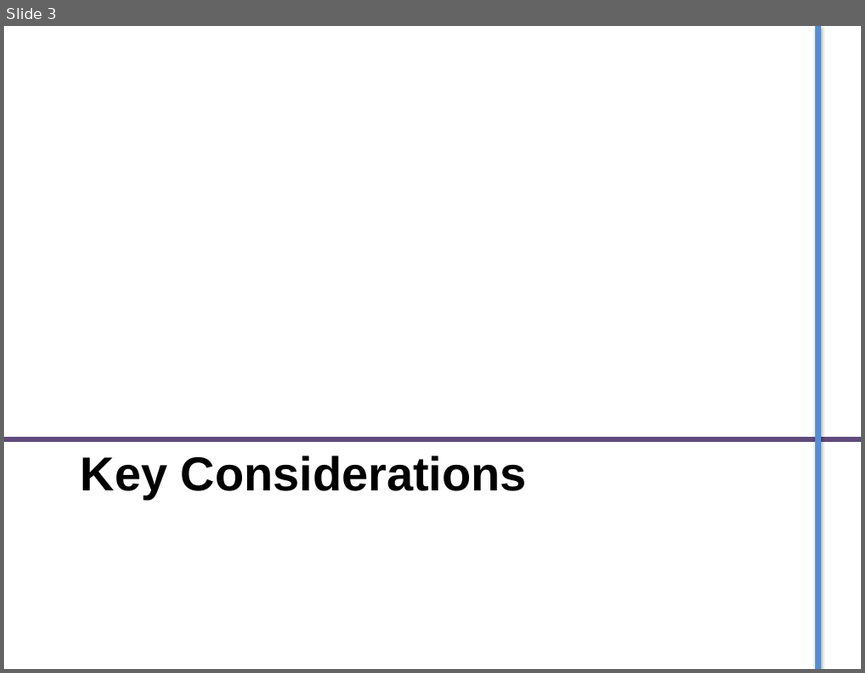
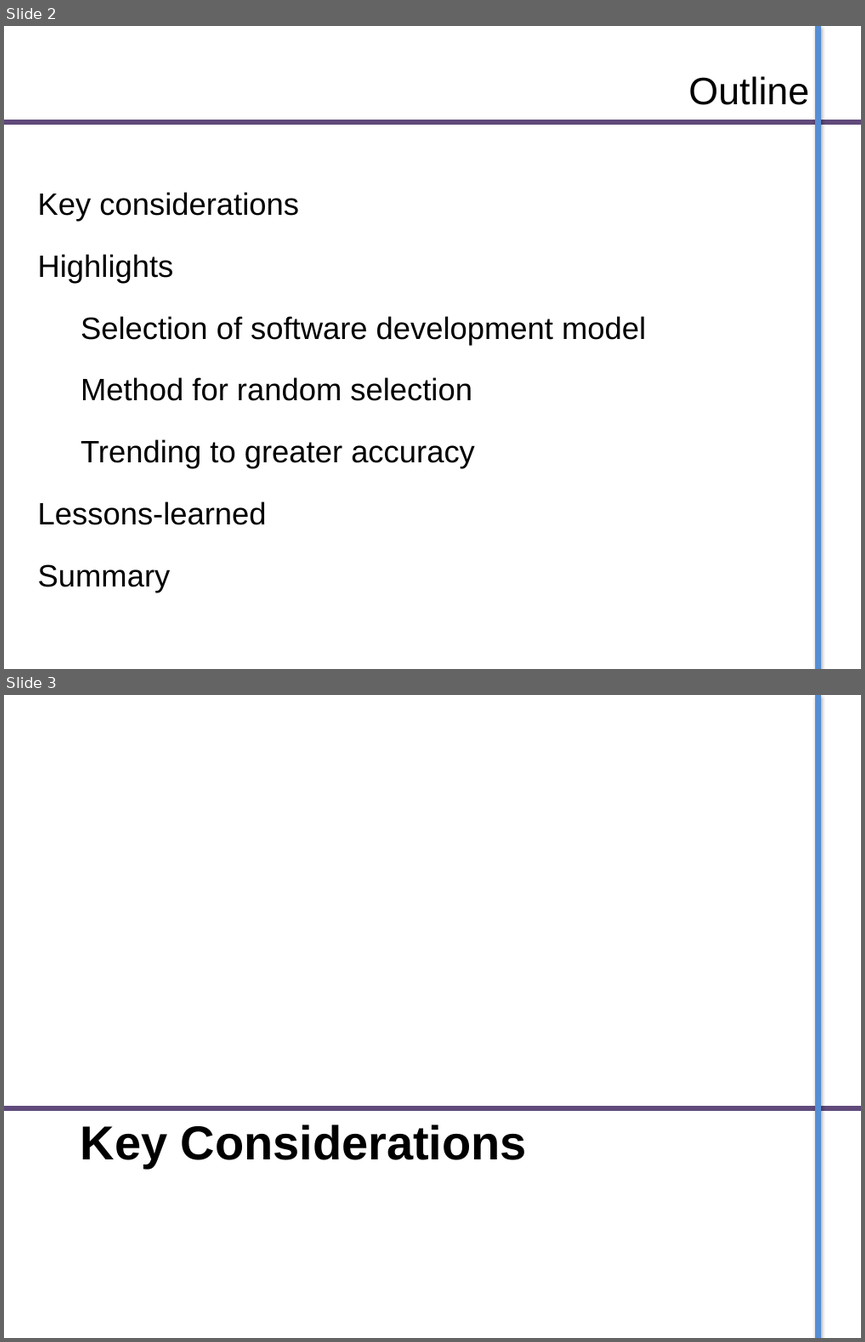
Before and after one commit to GP-Genie-Team/GPGenie, a slide deck: ProjectDoc/Project PPT.pptx. Shown one above the other, each under a label of ours: slide 3 before the commit, slides 2 and 3 after it. The pictures are 865x673 and 865x1342 pixels, drawn with LibreOffice and Linux fonts; fonts in the diff are those of the drawing. Boxes give left, top, right and bottom in pixels: in the first picture for what was removed or moved away, otherwise in the second. Text is boxed around its words. In the diff, an @@ line names an element or a change of style, - is before the commit and + after.

```diff
--- a/ProjectDoc/Project PPT.pptx
+++ b/ProjectDoc/Project PPT.pptx
@@ slide 2 added at bbox=[4, 26, 861, 669], background #FFFFFF; not listed: 1 template element that a slide beside it also shows @@
@@ title added at bbox=[688, 76, 809, 105], 32 pt, text #000000 @@
+Outline
@@ line added from (4, 122) to (861, 122), #604A7B 4.5 pt @@
@@ text added at bbox=[38, 192, 646, 592], 26 pt, text #000000 @@
+Key considerations
+Highlights
+Selection of software development model
+Method for random selection
+Trending to greater accuracy
+Lessons-learned
+Summary
```
Also in this commit, not shown: 21 other slides added, 1 slide removed, 1 other file.
